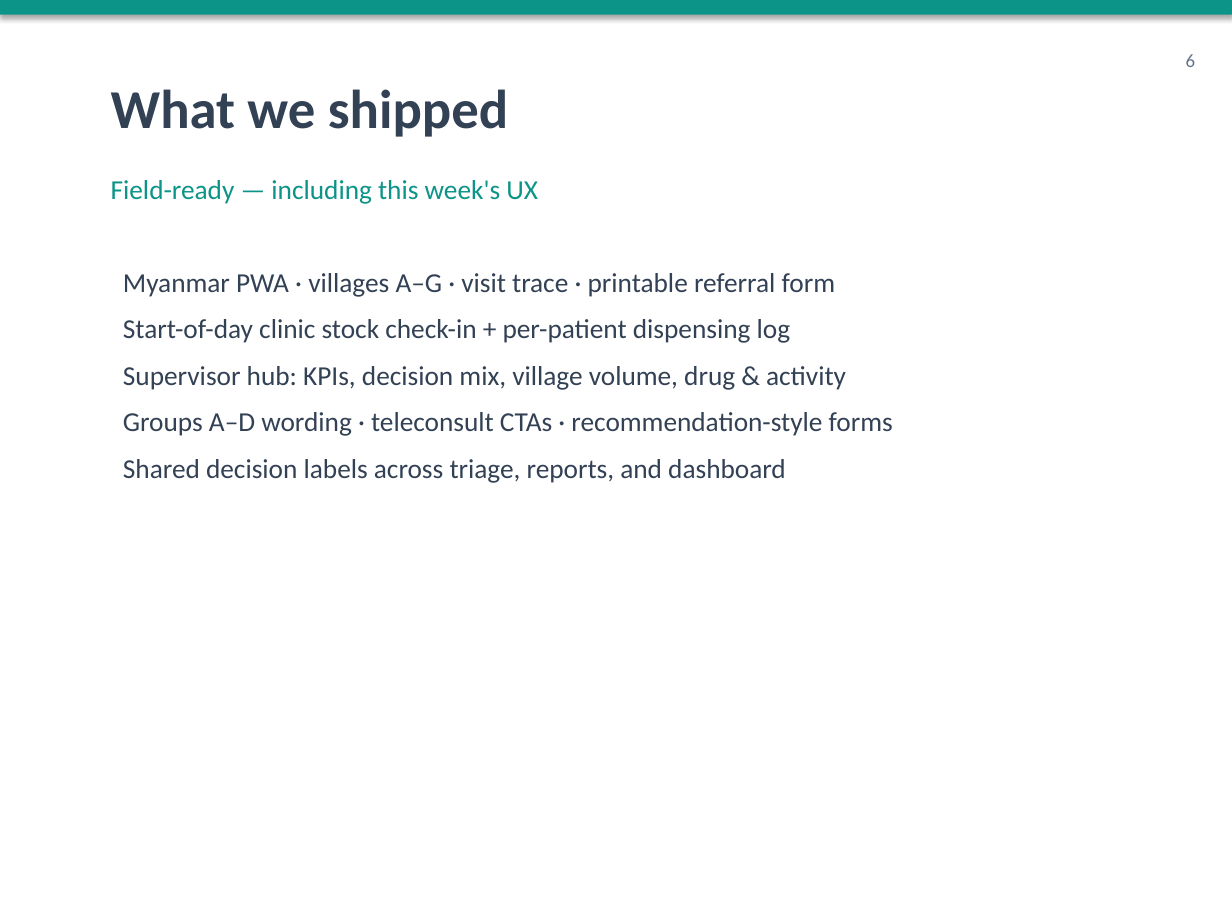
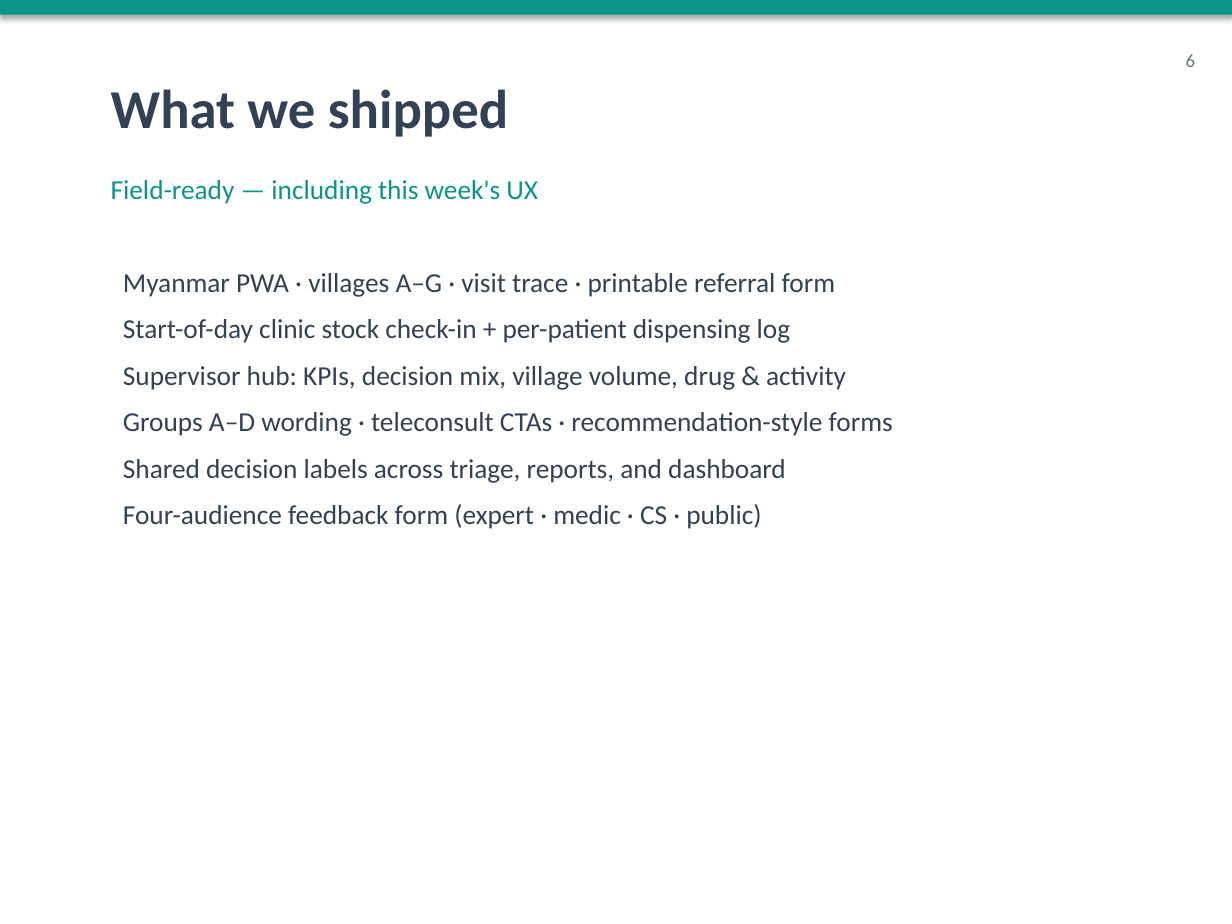
Before and after one commit to gloryprospect39-blip/FEVER-Treat-or-Refer-, a slide deck: slide 7 of FeverGate-5min-Pitch.pptx. Drawn at 1232x924 pixels with LibreOffice and Linux fonts; fonts in the diff are those of the drawing. Boxes give left, top, right and bottom in pixels: in the first picture for what was removed or moved away, otherwise in the second. Text is boxed around its words. In the diff, an @@ line names an element or a change of style, - is before the commit and + after.

```diff
--- a/FeverGate-5min-Pitch.pptx
+++ b/FeverGate-5min-Pitch.pptx
@@ text at (123,504,761,529): paragraph added @@
+Four-audience feedback form (expert · medic · CS · public)
```
Also in this commit, not shown: 2 other slides changed, 1 slide added, 1 other file.
